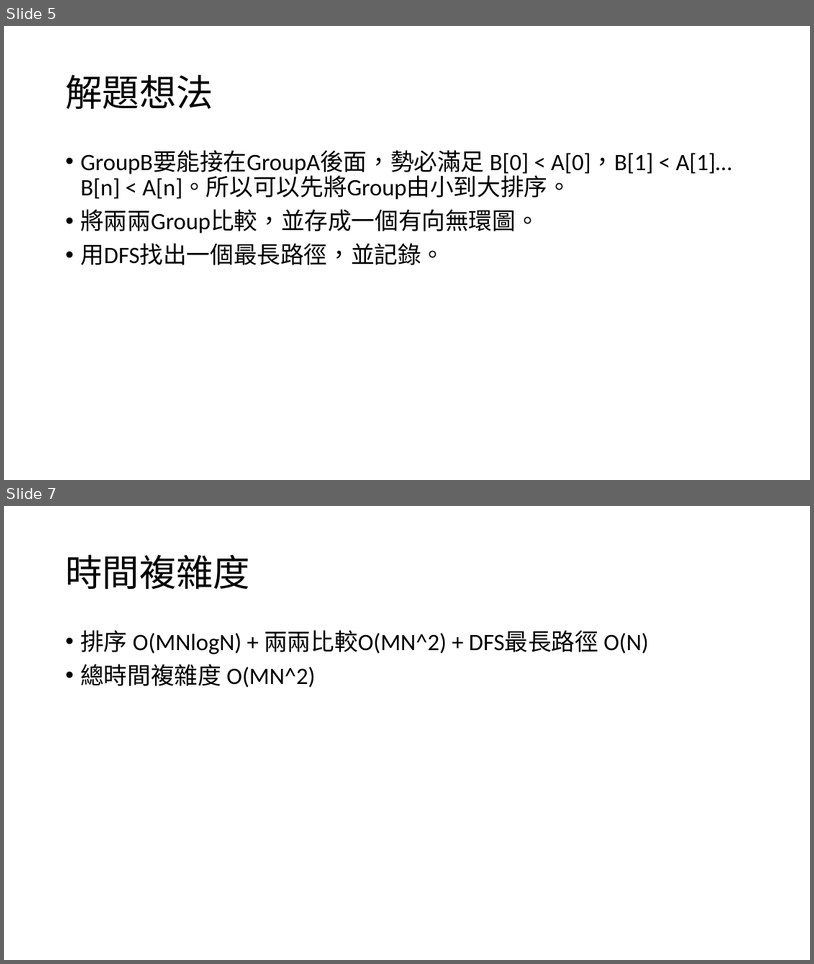
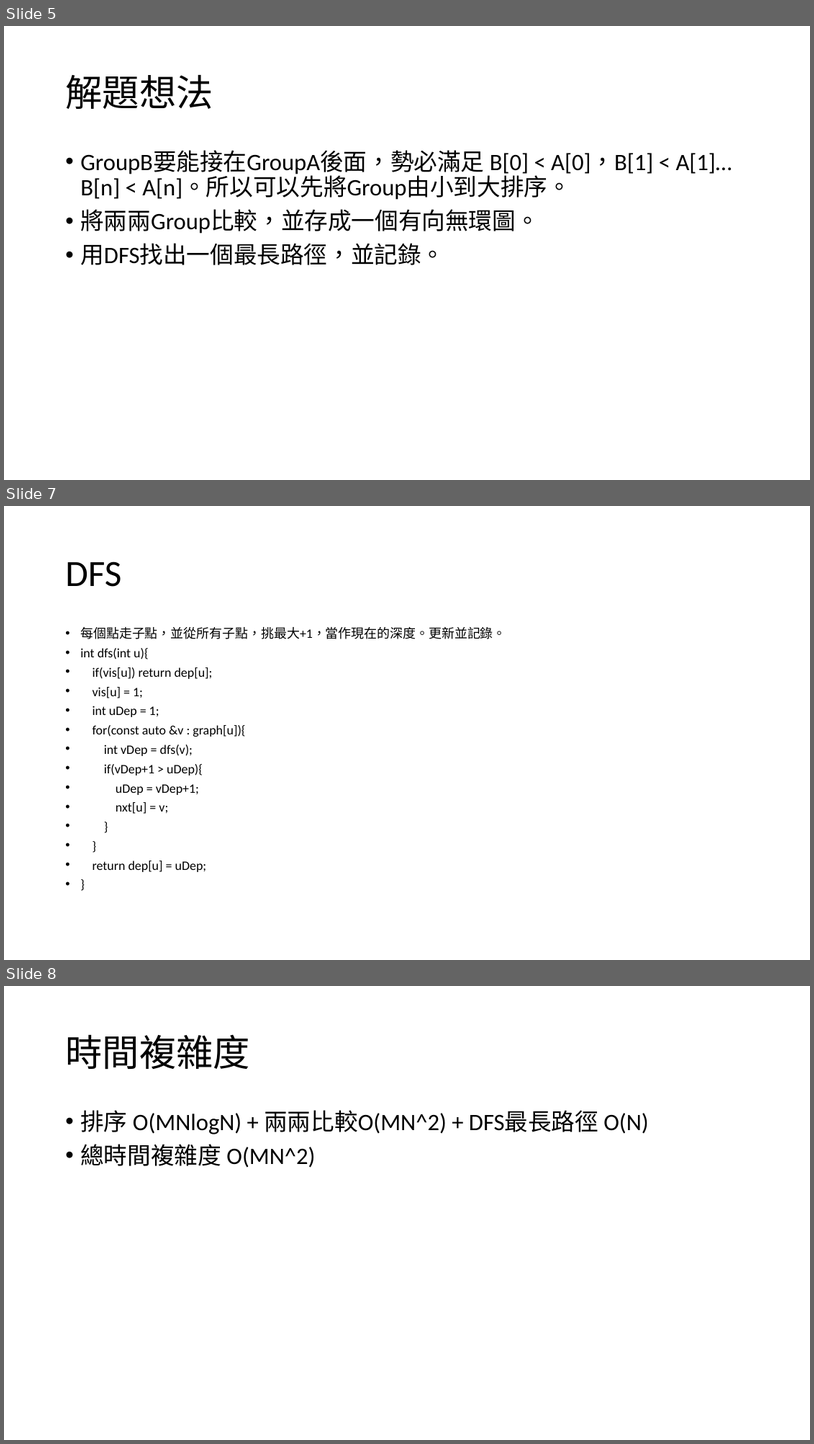
Before and after one commit to louisfghbvc/GenericProgrammingSTL, a slide deck: HW4 應用程式設計/說明.pptx. Shown one above the other, each under a label of ours: slides 5 and 7 before the commit, slides 5, 7 and 8 after it; the slides between them are not shown. The pictures are 814x964 and 814x1444 pixels, drawn with LibreOffice and Linux fonts; fonts in the diff are those of the drawing. Boxes give left, top, right and bottom in pixels: in the first picture for what was removed or moved away, otherwise in the second. Text is boxed around its words. In the diff, an @@ line names an element or a change of style, - is before the commit and + after.

```diff
--- a/HW4 應用程式設計/說明.pptx
+++ b/HW4 應用程式設計/說明.pptx
@@ slide 7 added at (4, 506, 810, 960), background #FFFFFF @@
@@ title added at (65, 561, 121, 587), 44 pt, text #000000 @@
+DFS
@@ text added at (80, 627, 506, 872), 15.4 pt, text #000000 @@
+• 每個點走子點，並從所有子點，挑最大+1，當作現在的深度。更新並記錄。
+• int dfs(int u){
+• if(vis[u]) return dep[u];
+• vis[u] = 1;
+• int uDep = 1;
+• for(const auto &v : graph[u]){
+• int vDep = dfs(v);
+• if(vDep+1 > uDep){
+• uDep = vDep+1;
+• nxt[u] = v;
+• }
+• }
+• return dep[u] = uDep;
+• }
@@ what was slide 7 is now slide 8 @@
```
Also in this commit, not shown: 1 slide changed.
